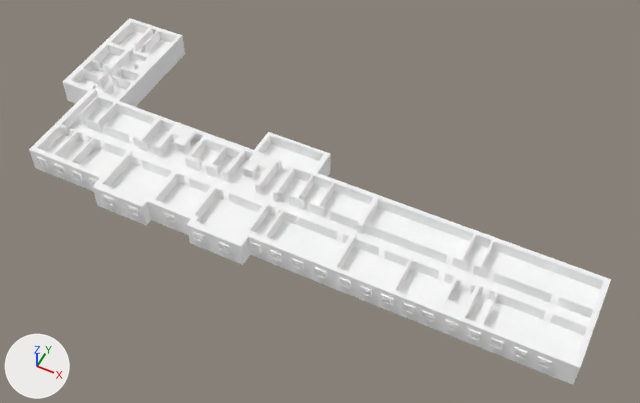
The glTF model models/meshes/floor_6_left.glb as it was, and as the next commit left it.
The view is the same before and after, from a 50 mm lens placed at (43.7, -85.1, 105.5), pointed at (1.3, -0.3, -0.5). Lighting does not change. The marker at lower left points along +X, +Y and +Z. The first picture is the older version. Where no turn or scale is listed for an object, it has been applied to the vertices. Vertices at exactly the same position are counted once.

In view in the first picture: 'SubMesh_0'.
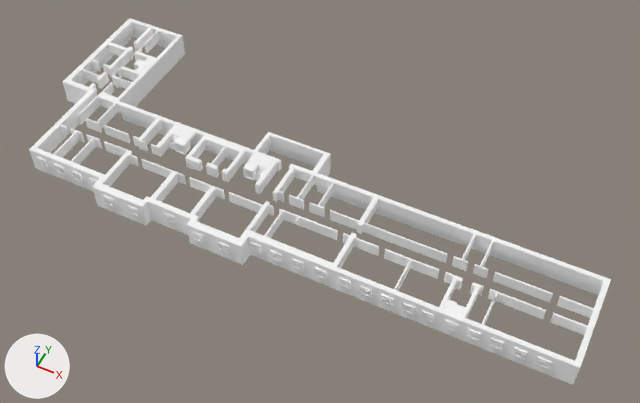
The newer file is also turned or shifted as a whole; pictures and numbers use the older file's frame.

Edits to the bpy script that builds the scene:
```text
Change me_mesh_0_059:
    used by ob_submesh_0; location = (0.0, 0.0, 0.0)
    remove me_mesh_0_059.from_pydata(...)  # 2641 vertices, 4812 faces; spans x -49.2..46.7, y -17.4..21.1, z 0.0..4.5
    add me_mesh_0_059.from_pydata(...)  # 2639 vertices, 4466 faces; spans x -49.2..46.7, y -17.4..21.1, z 0.0..4.5
    me_mesh_0_059 part 1
    2 vertices are removed from x -41.1, y -5.2..-4.9, z 2.4
    346 faces are deleted
```

What differs and where, as boxes (x1, y1, x2, y2) in the pictures (640 x 403 px):
part 1 of me_mesh_0_059, deleted: before (46, 30, 600, 361)
